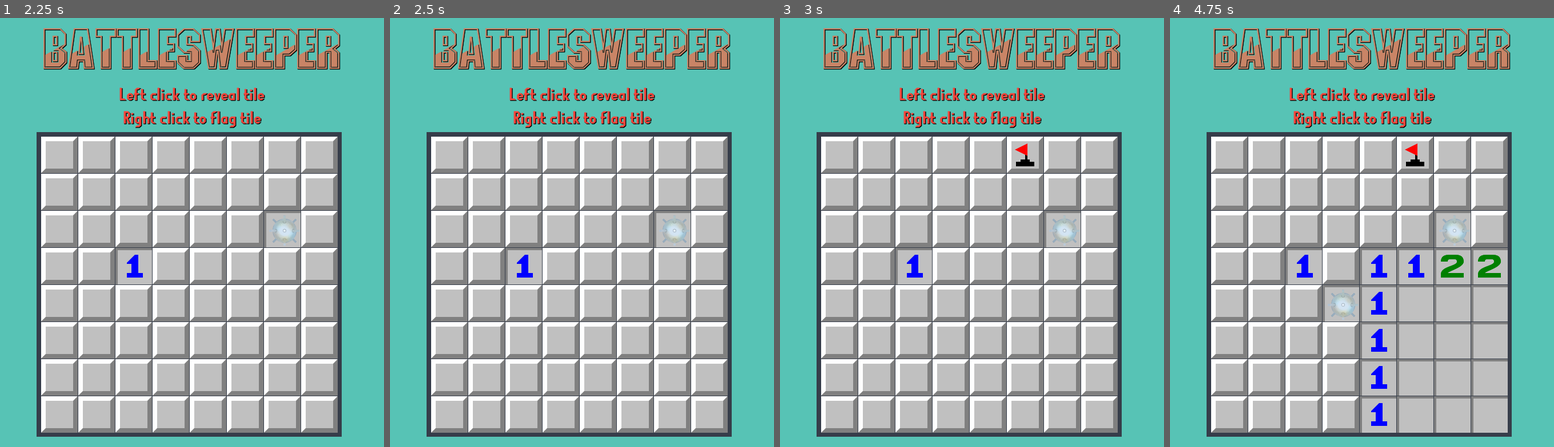
Above: before the commit, frames 1-4 (left to right).
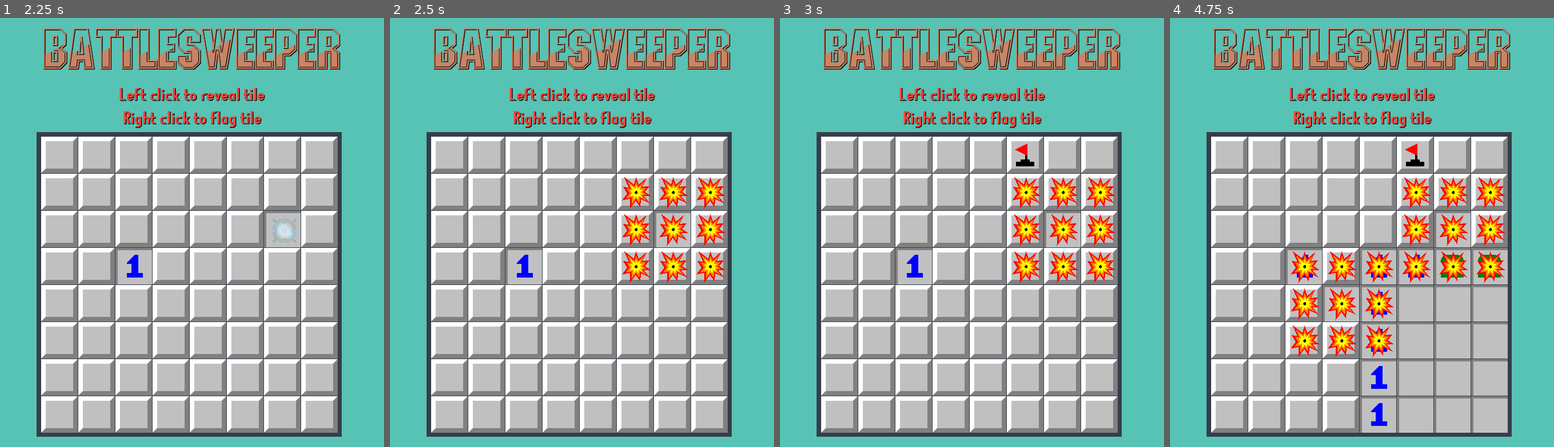
Above: after the commit, the same moments.

Repository: OverTimeChaos/BattleSweeper
Game: Godot game, scene res://Codes and Screens/TitleScreen.tscn
Same seed, same stepped clock (60 frames per second), same inputs: the game is played once before the commit and once after it.
Inputs (mouse positions are in pixels of both pictures, inside the frame that each line leads up to):
- Up to frame 1 (2.25 s): click "Start" at 0.5 s; tap Enter at 1.25, 2 s; move the mouse to (276, 211) at 1.27 s; press the mouse at (276, 211) at 1.28 s; move the mouse to (115, 253) at 2.02 s; release the mouse at (115, 253) at 2.03 s; click (115, 253) at 2.1 s
- Up to frame 2 (2.5 s): no input
- Up to frame 3 (3 s): tap Enter at 2.75 s; move the mouse to (1010, 138) at 2.77 s; hold Right mouse button (RightClick) from 2.78 s (still down)
- Up to frame 4 (4.75 s): click (1400, 138) at 3.05 s; tap Enter at 3.5, 4.25 s; move the mouse to (1342, 318) at 3.52 s; release Right mouse button (RightClick) at 3.53 s; click (1342, 318) at 3.6 s; move the mouse to (1477, 296) at 4.27 s; press the mouse at (1477, 296) at 4.28 s

Frame 1 is identical in both runs. In frame 2, 2.4% of the frame differs, in the area x 60-88%, y 37-62%; in frame 3, 2.4%; in frame 4, 4.8%, in the area x 31-88%, y 37-80%.

Commit message:
Added explosion sprites

Diff:
--- a/Godot project/Codes and Screens/Debug.gd
+++ b/Godot project/Codes and Screens/Debug.gd
@@ -7,7 +7,7 @@
 	if Input.is_action_just_pressed("Debug"):
 		if ListenerOn == false: #turns off and on debugger
 			ListenerOn = true
-			command = "" #clears "command" varibale for debuging
+			command = "" #clears "command" varibale for debugging
 			print ("Debug on")
 		else:
 			ListenerOn = false
@@ -20,7 +20,7 @@
 
 # Get pressed keys
 func _input(event):
-	if ListenerOn == true: # stops the key listner if debug is toggled
+	if ListenerOn == true: # stops the key listner if debug is toggled off
 		if event is InputEventKey:
 			if event.pressed:
-				command = command + event.as_text_keycode() #adds the exstince string command ()
+				command = command + event.as_text_keycode() #adds to the exsitent string "command"
--- a/Godot project/Codes and Screens/Mechanics.gd
+++ b/Godot project/Codes and Screens/Mechanics.gd
@@ -3,8 +3,8 @@
 var tiles
 
 
-
-func _ready(): #Calls when the scene is opened
+#Calls when the scene is opened
+func _ready():
 
 	#Spreads the tiles evenly per 65px from left corner of MineSpace rect
 	for r in StandAlone.Row:
@@ -13,9 +13,10 @@
 			t.position = Vector2(r, c)*65
 			add_child(t)
 	tiles = get_children()
-	SetMines() #Sets the mines
+	SetMines()
 
-func SetMines(): #function for setting bombs on random tiles
+#function for setting bombs on random tiles
+func SetMines():
 	var n = 0 # counting varaible
 	while n < StandAlone.MineNumber: #Sets mines until the number of bombs are met
 		var tile = tiles[randi() % len(tiles)]
@@ -23,7 +24,8 @@
 			tile.SetMine() #function called from the preloaded 'Tile' scene in line 3
 			n += 1
 
+# function to hide Covered sprite on tiles
 func Debug(type):
 	if type == "cover":
-		for tile in tiles:
+		for tile in tiles: #Allows the function to be run on all tiles instances
 			tile.DebugCovered()
--- a/Godot project/Codes and Screens/StandAlone.gd
+++ b/Godot project/Codes and Screens/StandAlone.gd
@@ -23,7 +23,7 @@
 #Variable used to save scores
 var PlayerScore = 0
 
-
+#Set values
 func BeginGame():
 	Row = 8
 	Col = 8
@@ -35,3 +35,14 @@
 	Complete = false
 	GameOver = false
 	PlayerScore = 0
+
+#resets values after a level complete (excludes reseting GameOver and PlayerScore variables)
+func LevelReset():
+	Row = 8
+	Col = 8
+	MineNumber = randi_range(4,6)
+	ShipParts = 17
+	MineFlagged = 0
+	TilesRemain = 64-(MineNumber+ShipParts)
+	TilesUncovered = 0-(ShipParts)
+	Complete = false
--- a/Godot project/Codes and Screens/Tile.gd
+++ b/Godot project/Codes and Screens/Tile.gd
@@ -24,7 +24,13 @@
 		$Covered.hide() #hides the "Covered" sprite
 
 		if IsMine == true: #if the tile is a mine, the mine will explode creating a radius
-			pass
+			Covered = false
+			await get_tree().create_timer(1.0).timeout # shows the mine before it mine explosion frame
+			$Mine.hide()
+			$Explosion.show()
+			for tile in GetSurroundings(): #calls the GetSurroundings function to found the Surroundings mines
+				tile.explode()
+
 
 
 		elif IsMine == false: #if the tile is not a mine, the game proceeds
@@ -109,7 +115,8 @@
 		elif Covered == false:
 			pass
 
-
+func explode(): #shows the explosion sprite
+	$Explosion.show()
 
 func _on_control_gui_input(event):
 	if (event) is InputEventMouseButton: #detects mouse input
--- a/Godot project/Codes and Screens/Tile.tscn
+++ b/Godot project/Codes and Screens/Tile.tscn
@@ -64,16 +64,16 @@
 scale = Vector2(0.225, 0.225)
 texture = ExtResource("3_pck60")
 
+[node name="Covered" type="Sprite2D" parent="."]
+scale = Vector2(0.4, 0.4)
+texture = ExtResource("2_yxj1u")
+offset = Vector2(260, 600)
+
 [node name="Explosion" type="Sprite2D" parent="."]
 visible = false
 position = Vector2(107, 241)
 scale = Vector2(0.0847222, 0.0847222)
 texture = ExtResource("4_6i7ch")
-
-[node name="Covered" type="Sprite2D" parent="."]
-scale = Vector2(0.4, 0.4)
-texture = ExtResource("2_yxj1u")
-offset = Vector2(260, 600)
 
 [node name="Control" type="Control" parent="."]
 layout_mode = 3
Not shown, changed: James Fan - Assessment 3_ Major Project.docx
